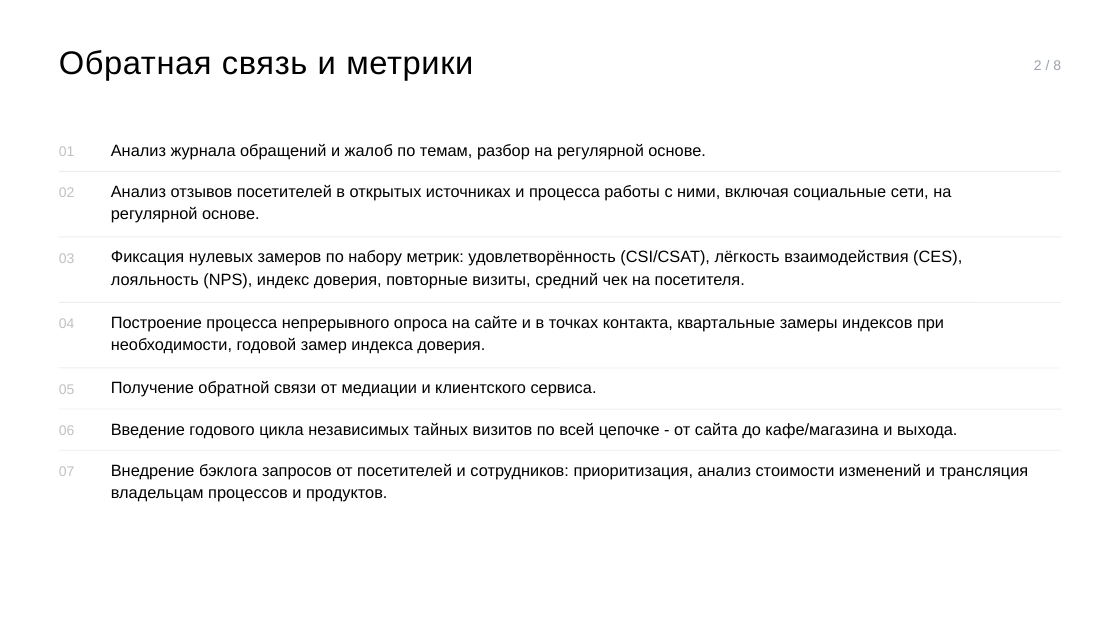
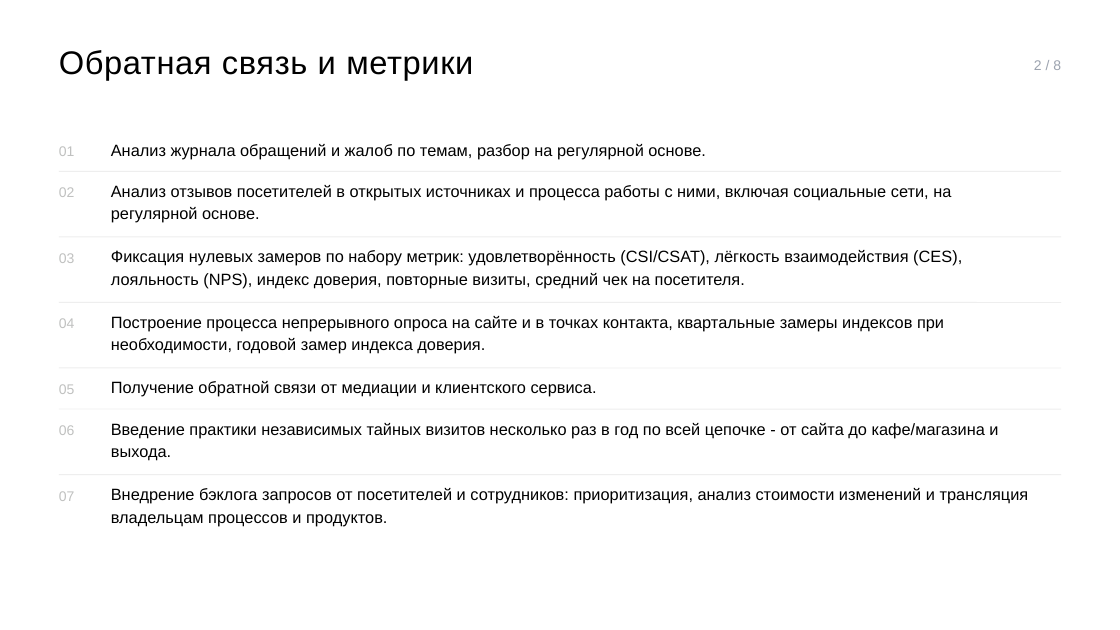
Before and after one commit to skrasin/ges-2, a slide deck: slide 3 of docs/strategy/ges2-service-cx-appendix.pptx. Drawn at 1120x630 pixels with LibreOffice and Linux fonts; fonts in the diff are those of the drawing. Boxes give left, top, right and bottom in pixels: in the first picture for what was removed or moved away, otherwise in the second. Text is boxed around its words. In the diff, an @@ line names an element or a change of style, - is before the commit and + after.

```diff
--- a/docs/strategy/ges2-service-cx-appendix.pptx
+++ b/docs/strategy/ges2-service-cx-appendix.pptx
@@ text at (111, 423, 998, 461): text changed @@
-Введение годового цикла независимых тайных визитов по всей цепочке - от сайта до кафе/магазина и выхода.
+Введение практики независимых тайных визитов несколько раз в год по всей цепочке - от сайта до кафе/магазина и выхода.
@@ 2 texts, 1 line: place and size @@
-2 texts, 1 line at (59, 450, 1061, 502)
+2 texts, 1 line at (59, 475, 1061, 526)
```
Also in this commit, not shown: 2 other files.
